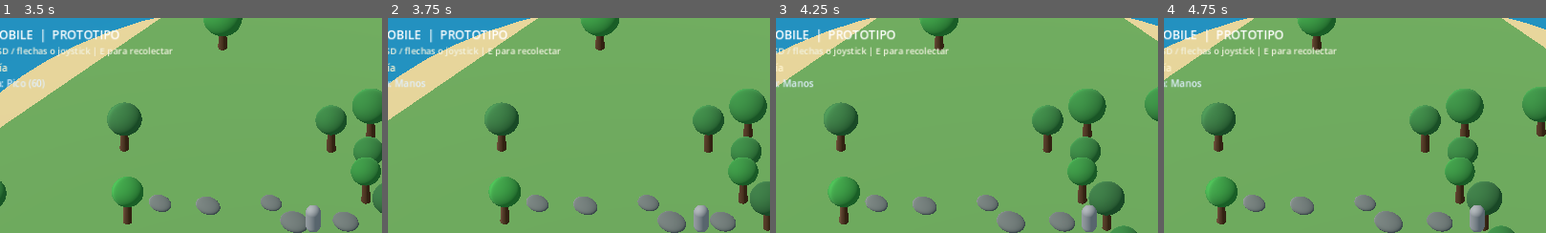
Above: before the commit, frames 1-4 (left to right).
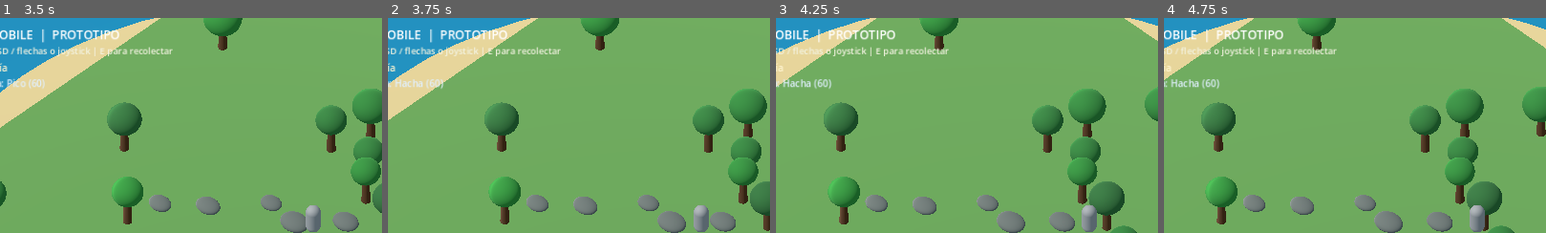
Above: after the commit, the same moments.

Repository: blackluis15-dev/Island-Mobile1
Game: Godot game, scene res://scenes/main.tscn
Two runs of this game, one before a commit and one after it. Both use one fixed random seed, a clock stepped at 60 frames per second and the inputs below.
Inputs (mouse positions are % of the whole screen's width and height, from its top left):
- Up to frame 1 (3.5 s): click "Recolectar" at 0.5 s; click "Cambiar herramienta" at 1.25 s; tap Enter at 2 s; drag from (9, 84) to (60, 28) at 2.02 s; drag from (30, 55) to (45, 70) at 2.77 s
- Up to frame 2 (3.75 s): tap Space at 3.5 s; move the mouse to (60, 28) at 3.52 s; hold D (move_right) from 3.53 s (still down); tap Q (cycle_tool, bound only after the commit) at 3.6 s
- Up to frame 3 (4.25 s): keep holding D (move_right)
- Up to frame 4 (4.75 s): release D (move_right) at 4.25 s; drag from (45, 70) to (20, 35) at 4.27 s
The pictures show only the part of the screen within x 9-59%, y 0-50%; the shares and areas given below are measured in that part.

Frame 1 is identical in both runs. In frame 2, 0.2% of the frame differs, in the area x 2-15%, y 28-33%; in frame 3, 0.3%; in frame 4, 0.3%.

Commit message:
Add Q key to switch gathering tools

Diff:
--- a/project.godot
+++ b/project.godot
@@ -38,6 +38,11 @@
 "events": [Object(InputEventKey,"physical_keycode":69)]
 }
 
+cycle_tool={
+"deadzone": 0.2,
+"events": [Object(InputEventKey,"physical_keycode":81)]
+}
+
 [rendering]
 renderer/rendering_method="gl_compatibility"
 renderer/rendering_method.mobile="gl_compatibility"
